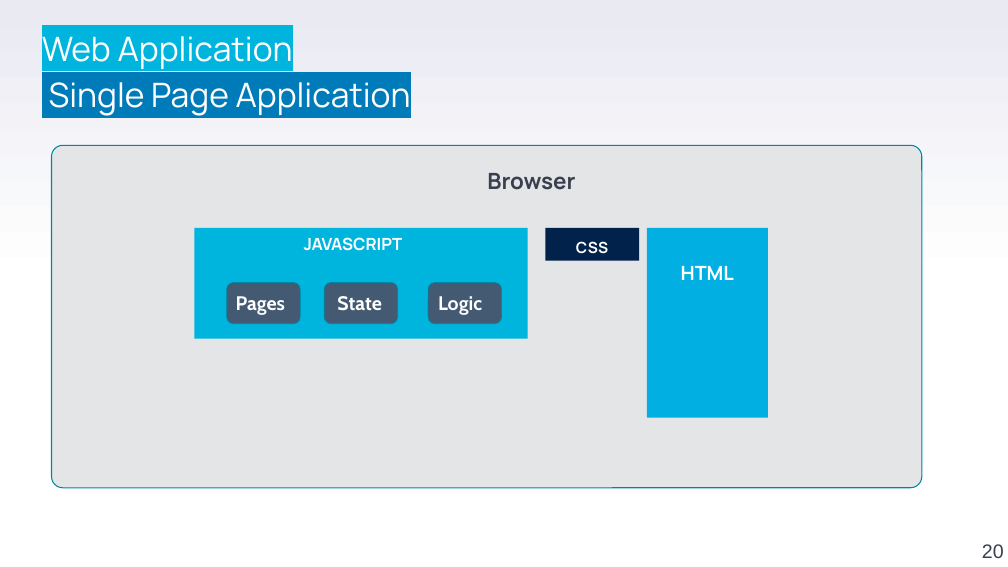
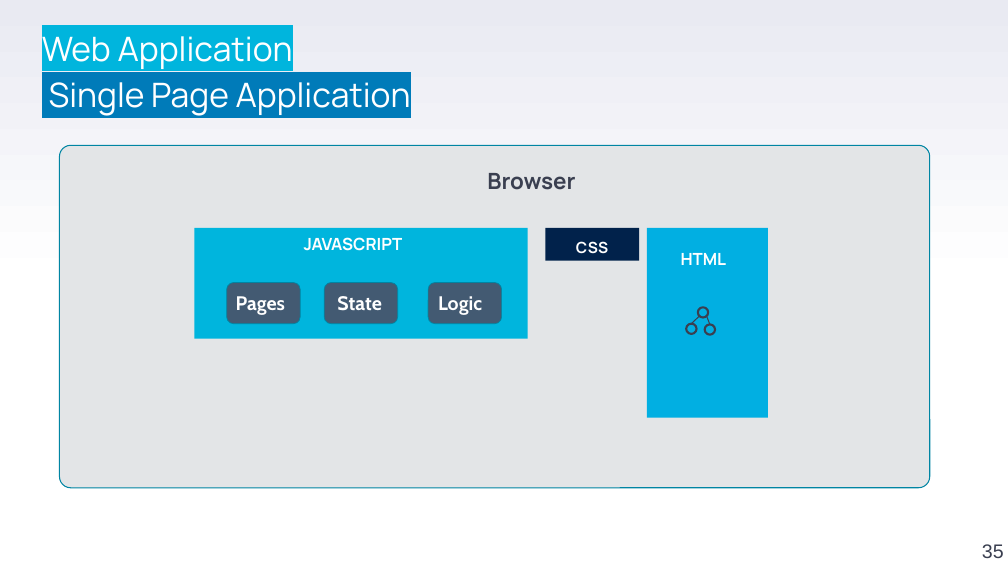
Before and after one commit to stefanofiorenza/KNITS, a slide deck: slide 35 of Programs/Trainings/01-FE/BasicJS/KNITS-Javascript.pptx (slide 20 before the commit). Drawn at 1008x567 pixels with LibreOffice and Linux fonts; fonts in the diff are those of the drawing; background and template pictures are left out. Boxes give left, top, right and bottom in pixels: in the first picture for what was removed or moved away, otherwise in the second. Text is boxed around its words. In the diff, an @@ line names an element or a change of style, - is before the commit and + after.

```diff
--- a/Programs/Trainings/01-FE/BasicJS/KNITS-Javascript.pptx
+++ b/Programs/Trainings/01-FE/BasicJS/KNITS-Javascript.pptx
@@ rounded rectangle: place and size @@
-rounded rectangle at (51, 145, 921, 488)
+rounded rectangle at (59, 145, 929, 488)
@@ text "HTML": place and size @@
-text "HTML" at (681, 266, 734, 280)
+text "HTML" at (681, 253, 727, 265)
@@ text "HTML" at (681, 253, 727, 265): size 14 to 12 pt @@
@@ ellipse added at (686, 324, 697, 334), outline #3A3F50 1.5 pt @@
@@ line added from (700, 317) to (691, 324), #3A3F50 0.75 pt @@
@@ ellipse added at (698, 307, 708, 318), outline #3A3F50 1.5 pt @@
@@ ellipse added at (705, 325, 715, 335), outline #3A3F50 1.5 pt @@
@@ line added from (707, 317) to (710, 325), #3A3F50 0.75 pt @@
@@ page number at (982, 544, 1004, 558): text changed @@
-20
+35
```
Also in this commit, not shown: 7 other slides changed, 30 slides added, 8 slides removed, 2 other files.
